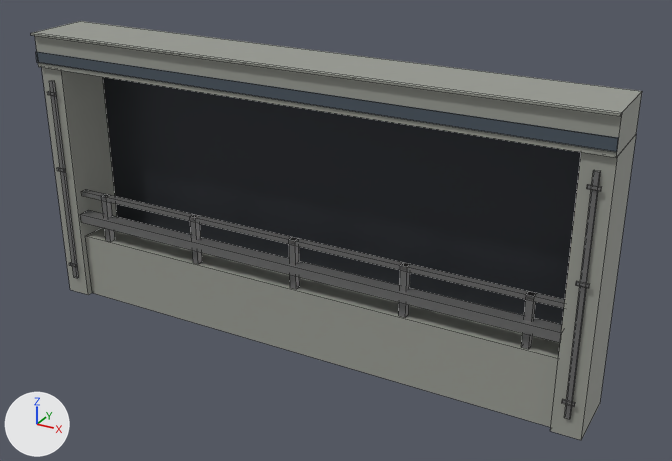
An edit to the FBX model unity/Assets/Models/Buildings/a3005/0/mid-w1_close.fbx, drawn before and after from the same camera.
Both versions are drawn from a camera (50 mm lens) standing at (4.38, -7.05, 4.99) and looking at (0.33, 0.3, 1.31). The lights are fixed; the arrows at lower left show +X, +Y and +Z. The first picture is the older version. Mesh edges are drawn as thin lines. Where no turn or scale is listed for an object, it has been applied to the vertices.

In view in the first picture: 'a3005/0/mid-w1_close'.
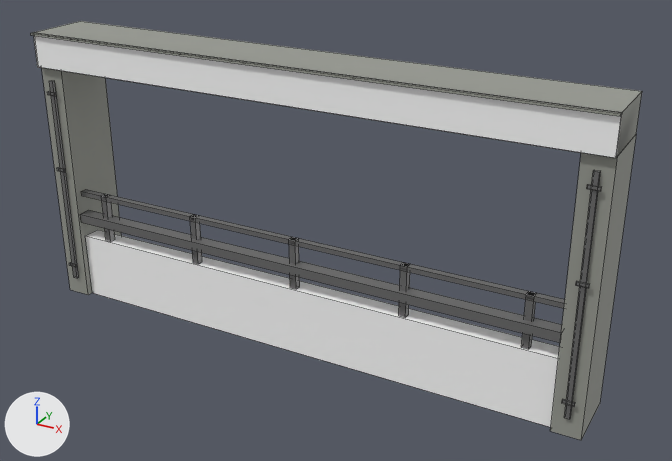
Edits to the bpy script that builds the scene:
```text
Change me_a3005_0_mid_w1_close:
    used by ob_a3005_0_mid_w1_close; location = (0.0, 0.0, 0.0)
    remove me_a3005_0_mid_w1_close.from_pydata(...)  # 182 vertices, 144 faces; spans x -3.0..3.0, y -0.15..0.58, z 0.0..3.0
    remove me_a3005_0_mid_w1_close.materials.append(mat_bd_brack)  # dark grey #3c3f45
    remove me_a3005_0_mid_w1_close.materials.append(mat_bd_blue_roof)  # greyish blue #49545f
    add me_a3005_0_mid_w1_close.from_pydata(...)  # 176 vertices, 137 faces; spans x -3.0..3.0, y -0.15..0.58, z 0.0..3.0
    me_a3005_0_mid_w1_close part 1
    12 vertices are removed from x -3.0..3.0, y -0.11..0.54, z 0.0..2.8
    17 faces are deleted
    2 vertices move from x -2.72..2.72, y 0.54, z 0.72 to x -2.72..2.72, y 0.2, z 0.72
    6 vertices are added at (-3.0, -0.11, 2.64), (-3.0, -0.11, 3.0), (3.0, -0.11, 2.64), (3.0, -0.11, 3.0), (-2.72, 0.2, 0.0), (2.72, 0.2, 0.0)
    1 new face joins them, mat_bd_concrete (grey #999b93)
    9 new faces join them, mat_bd_white_wall (white #ffffff)
    me_a3005_0_mid_w1_close part 2: 2 faces spanning x -2.72..2.72, y 0.0..0.2, z 0.0..0.72 switch from mat_bd_concrete (grey #999b93) to mat_bd_white_wall (white #ffffff)
```

Boxes [x1, y1, x2, y2] around the edits, measured in the pictures (672 x 461 px):
part 1 of me_a3005_0_mid_w1_close, cut back
    before: [35, 36, 622, 324]
    after: [33, 32, 622, 158]
part 2 of me_a3005_0_mid_w1_close, recoloured (grey to white)
    both: [85, 230, 560, 427]
